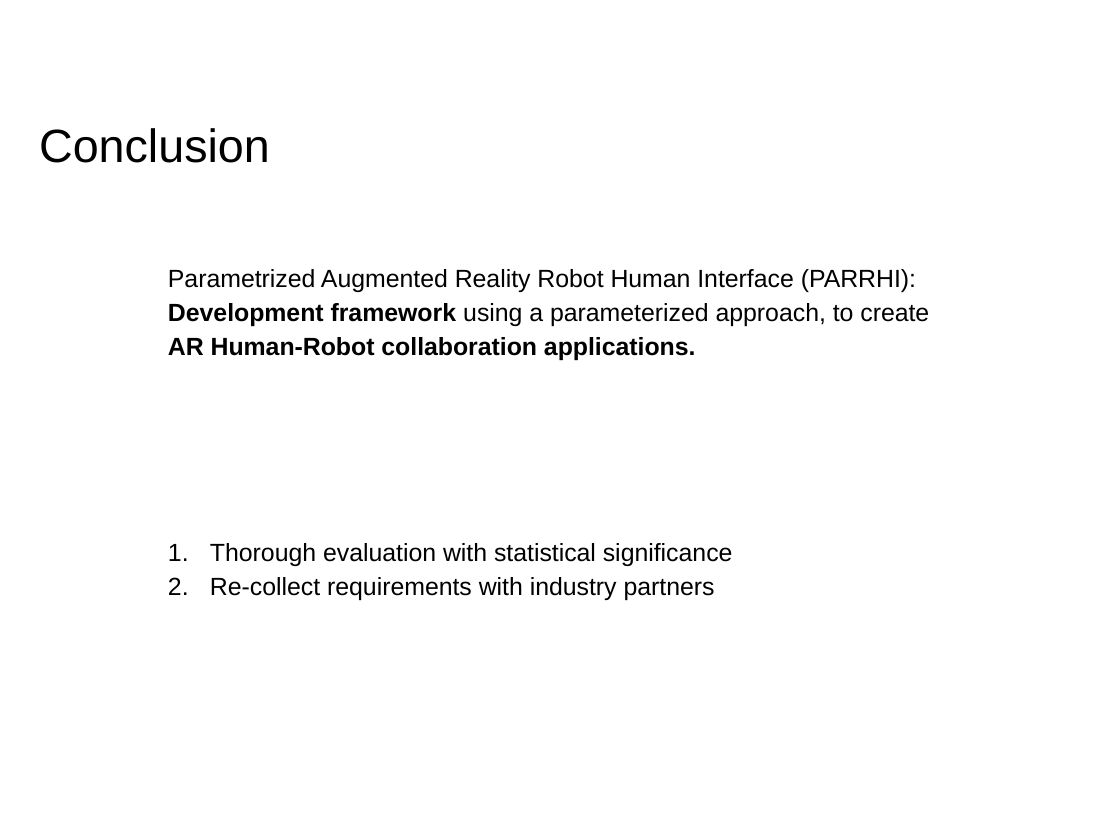
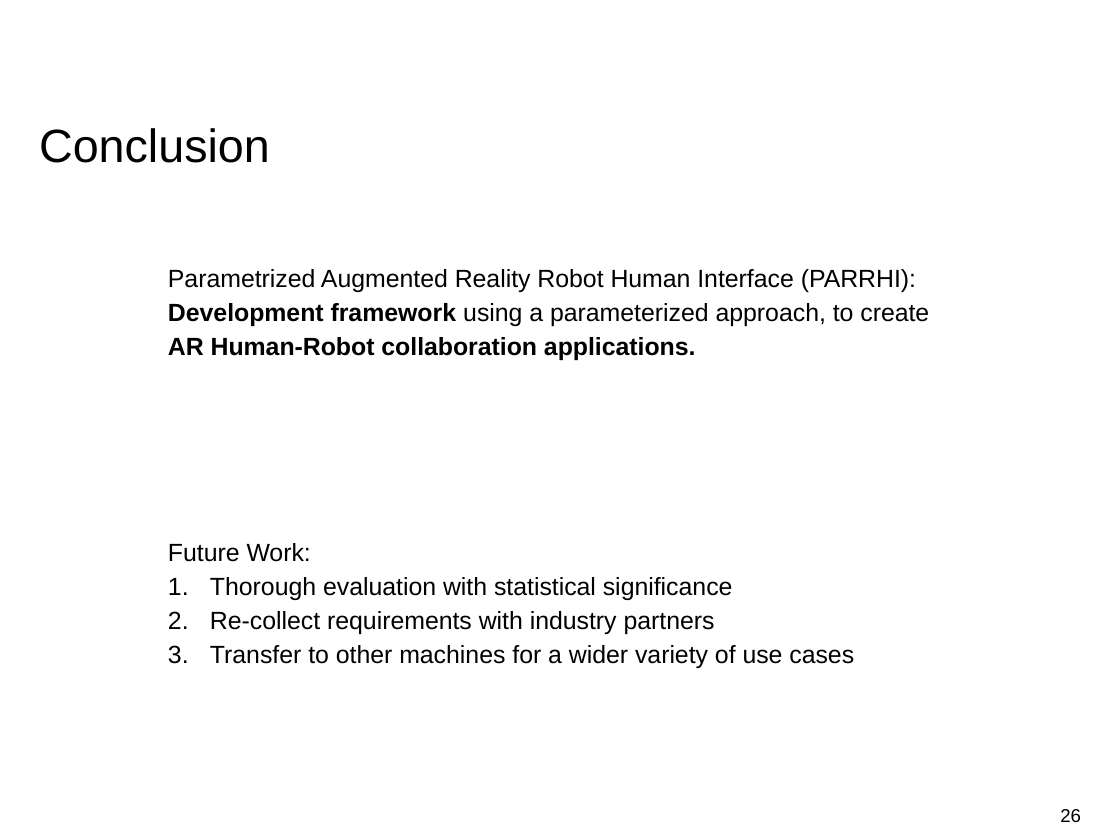
Before and after one commit to EricVoll/PARRHI, a slide deck: slide 26 of 05_Presentation/PARRHIPresentationv2.pptx (slide 25 before the commit). Drawn at 1120x840 pixels with LibreOffice and Linux fonts; fonts in the diff are those of the drawing; background and template pictures are left out. Boxes give left, top, right and bottom in pixels: in the first picture for what was removed or moved away, otherwise in the second. Text is boxed around its words. In the diff, an @@ line names an element or a change of style, - is before the commit and + after.

```diff
--- a/05_Presentation/PARRHIPresentationv2.pptx
+++ b/05_Presentation/PARRHIPresentationv2.pptx
@@ text at [168, 543, 311, 562]: paragraph added @@
+Future Work:
@@ text at [210, 645, 854, 668]: paragraph added @@
+3. Transfer to other machines for a wider variety of use cases
@@ page number added at [1060, 809, 1081, 822], 12 pt, text #000000 @@
+26
```
Also in this commit, not shown: 25 other slides changed, 1 slide added, 13 other files.
